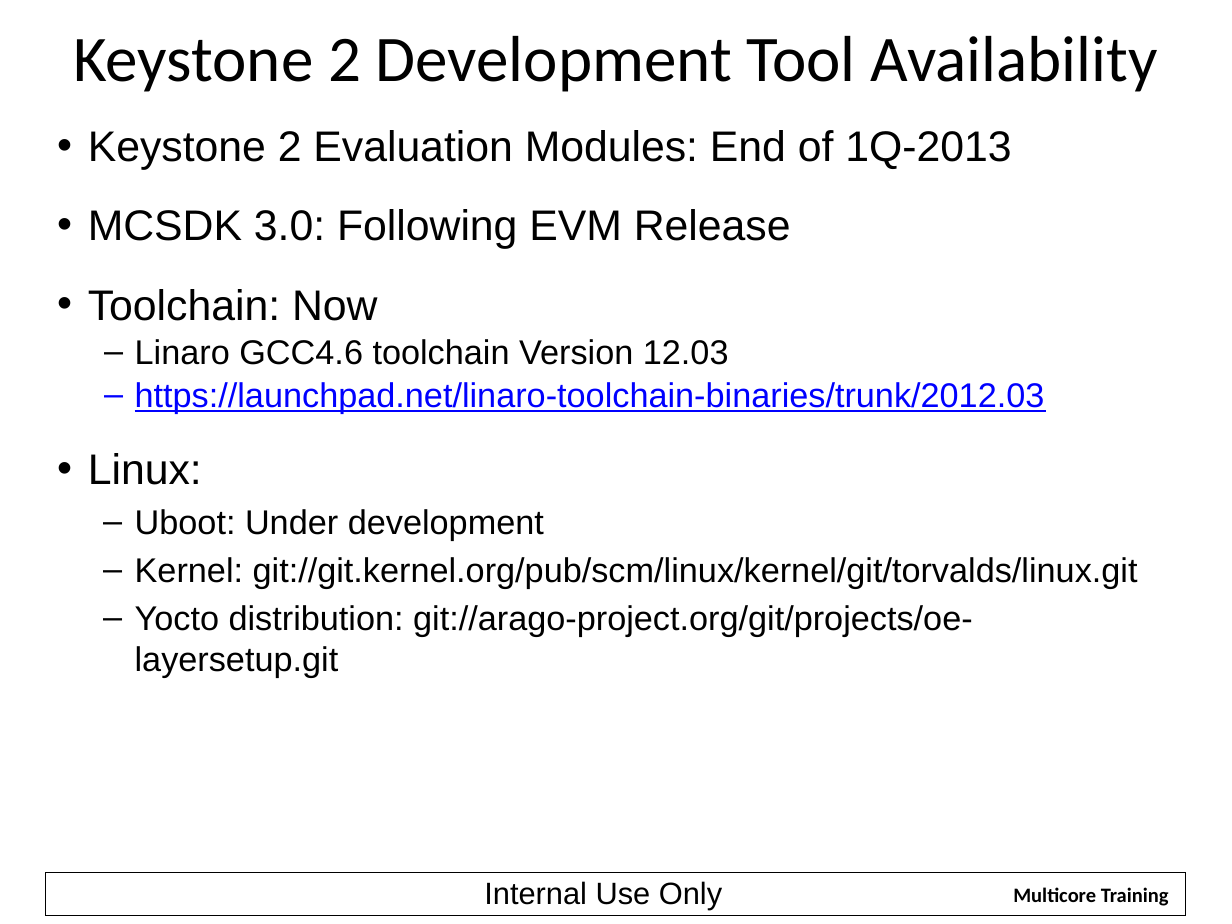
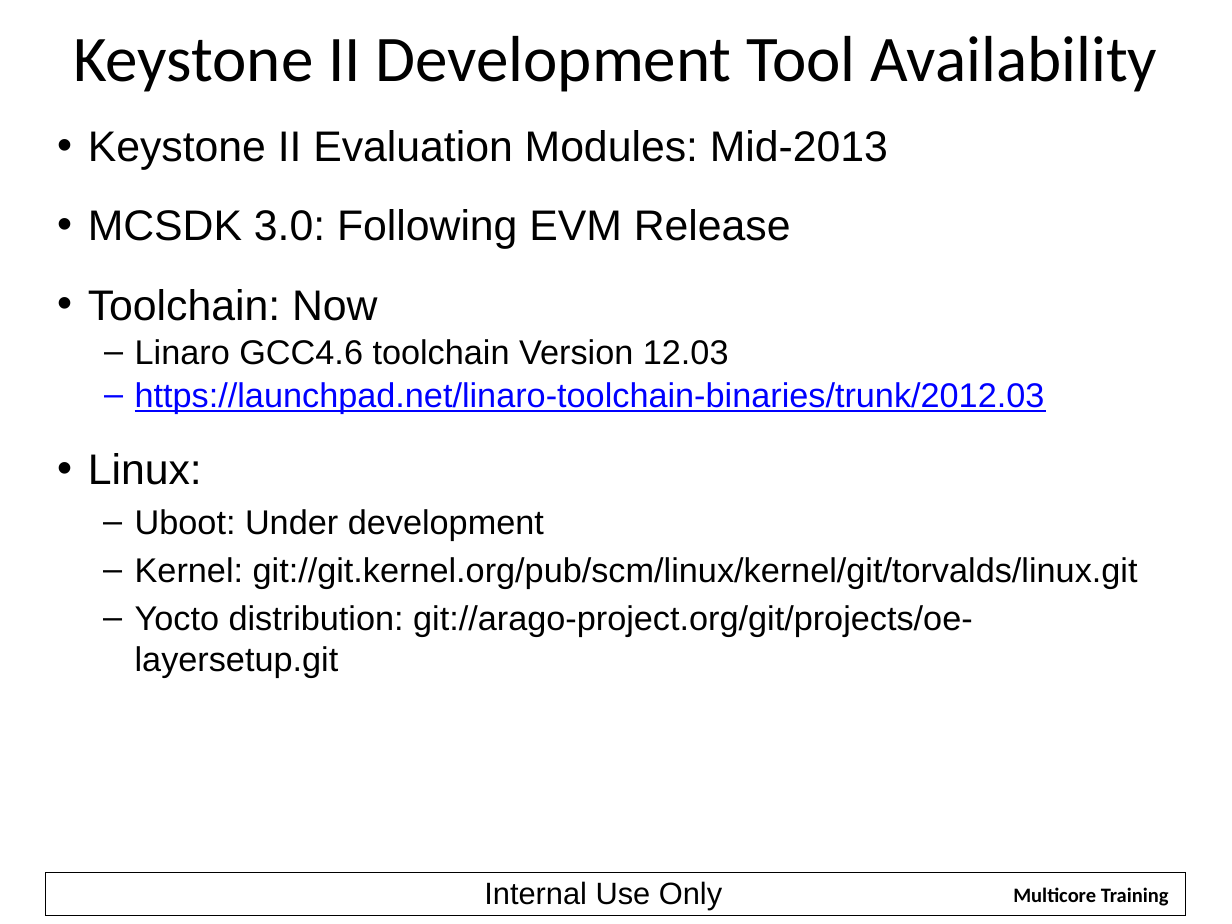
Before and after one commit to hari1989/keystone-workshop, a slide deck: slide 52 of preliminary/Working/presentations/KS1-2 SW Overview.pptx. Drawn at 1232x924 pixels with LibreOffice and Linux fonts; fonts in the diff are those of the drawing; background and template pictures are left out. Boxes give left, top, right and bottom in pixels: in the first picture for what was removed or moved away, otherwise in the second. Text is boxed around its words. In the diff, an @@ line names an element or a change of style, - is before the commit and + after.

```diff
--- a/preliminary/Working/presentations/KS1-2 SW Overview.pptx
+++ b/preliminary/Working/presentations/KS1-2 SW Overview.pptx
@@ text at bbox=[73, 36, 1157, 92]: text changed @@
-Keystone 2 Development Tool Availability
+Keystone II Development Tool Availability
@@ text at bbox=[88, 130, 888, 170]: text changed @@
-• Keystone 2 Evaluation Modules: End of 1Q-2013
+• Keystone II Evaluation Modules: Mid-2013
```
Also in this commit, not shown: 12 other slides changed.
